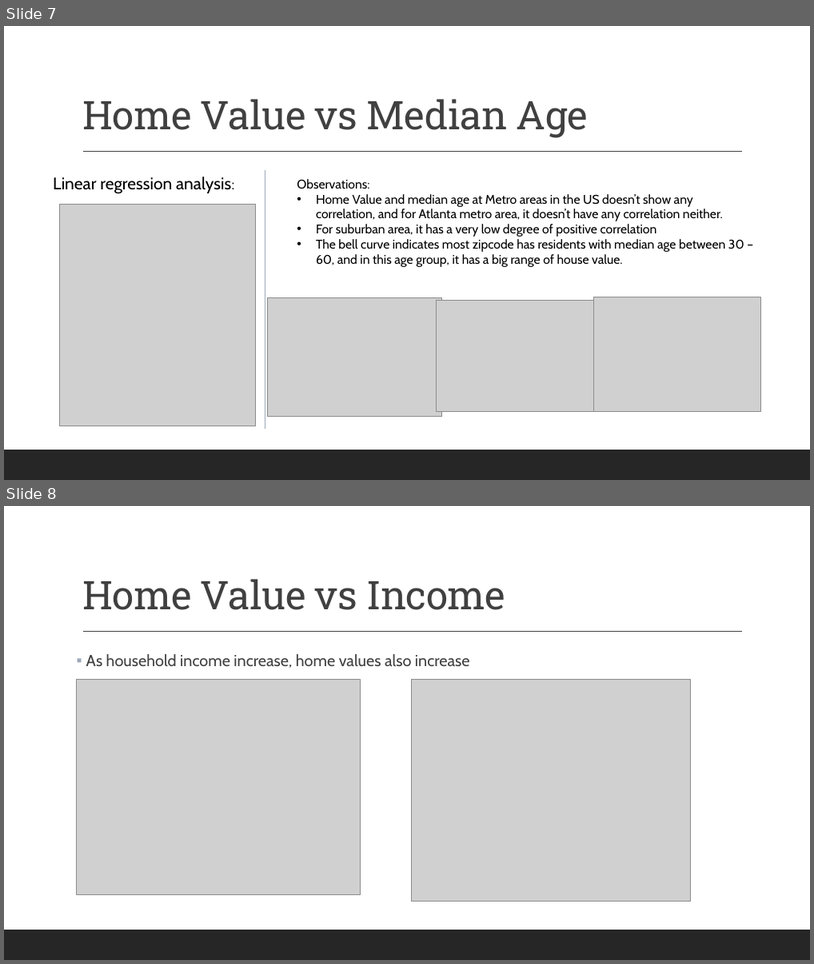
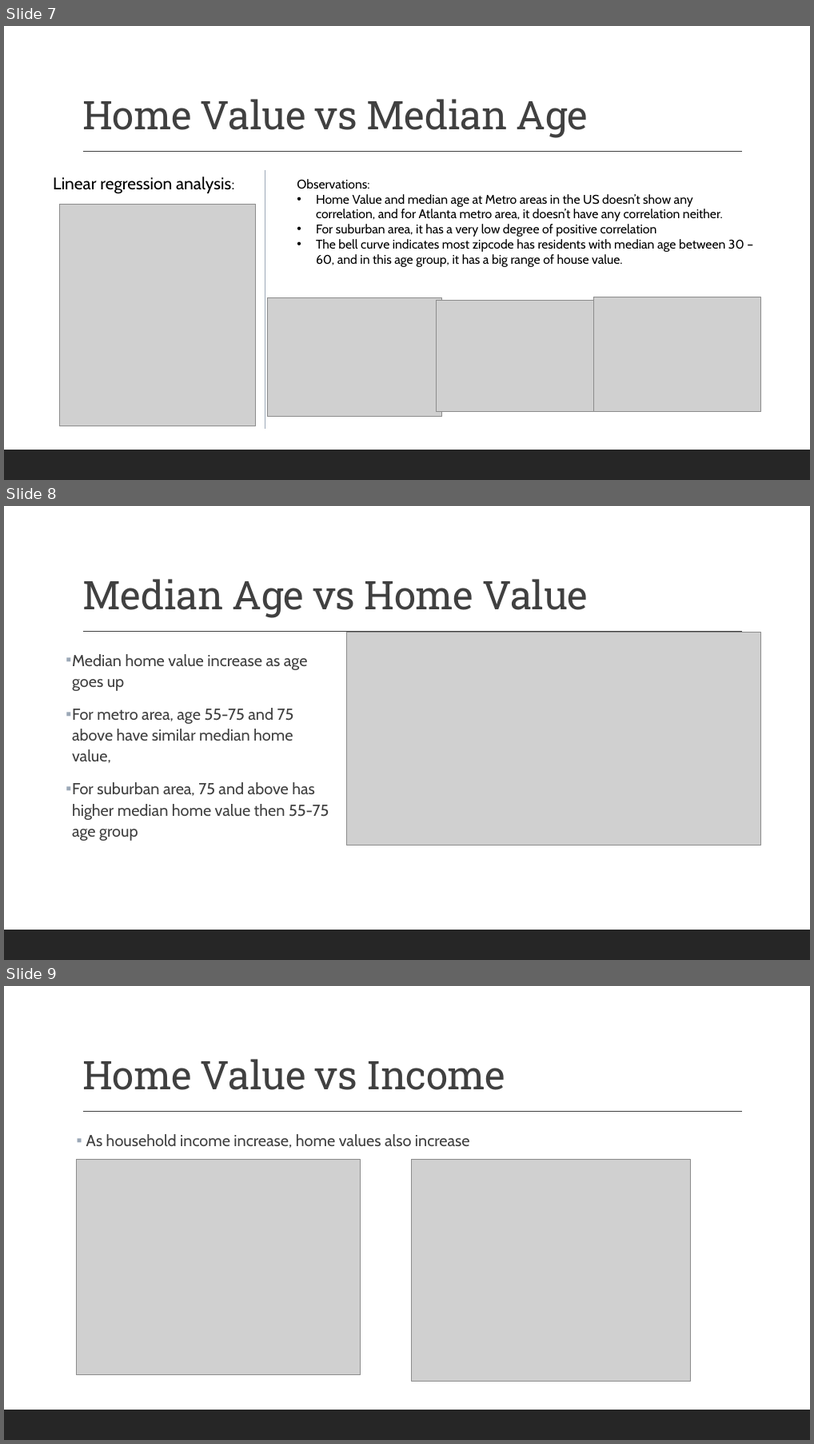
Before and after one commit to againzer/HousingPricesProject, a slide deck: Housing Price Analysis.pptx. Shown one above the other, each under a label of ours: slides 7 and 8 before the commit, slides 7, 8 and 9 after it. The pictures are 814x964 and 814x1444 pixels, drawn with LibreOffice and Linux fonts; fonts in the diff are those of the drawing; grey boxes stand for pictures. Boxes give left, top, right and bottom in pixels: in the first picture for what was removed or moved away, otherwise in the second. Text is boxed around its words. In the diff, an @@ line names an element or a change of style, - is before the commit and + after.

Commit message:
final ppt

```diff
--- a/Housing Price Analysis.pptx
+++ b/Housing Price Analysis.pptx
@@ slide 8 added at [4,506,810,960], background #FFFFFF; not listed: 2 template elements that a slide beside it also shows @@
@@ title added at [82,579,588,618], 47 pt, text #404040 @@
+Median Age vs Home Value
@@ picture added at [346,632,761,844] @@
@@ text added at [72,654,329,840], 19 pt, text #404040 @@
+▪ Median home value increase as age goes up
+▪ For metro area, age 55-75 and 75 above have similar median home value,
+▪ For suburban area, 75 and above has higher median home value then 55-75 age group
@@ what was slide 8 is now slide 9 @@
```
